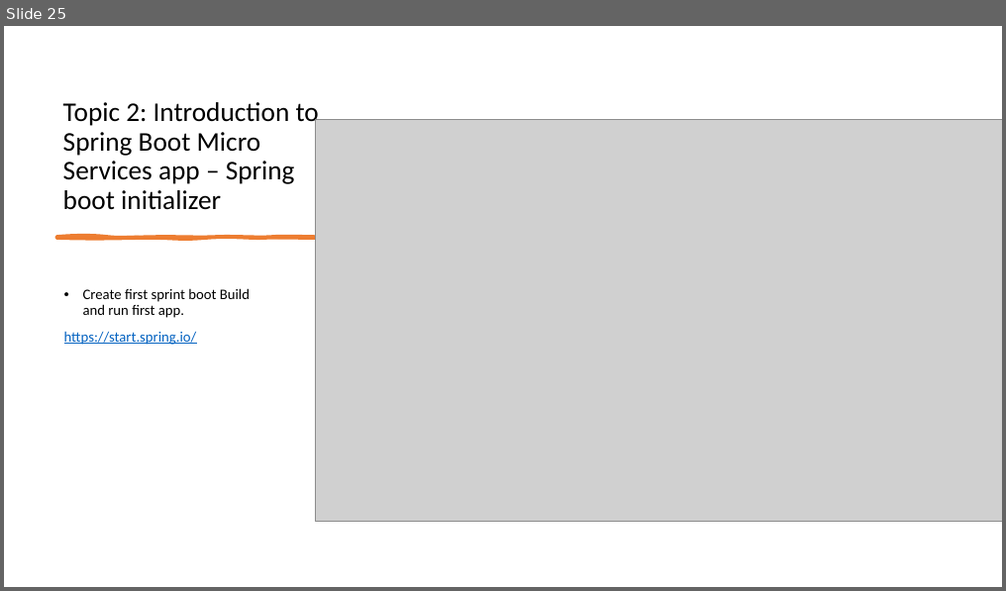
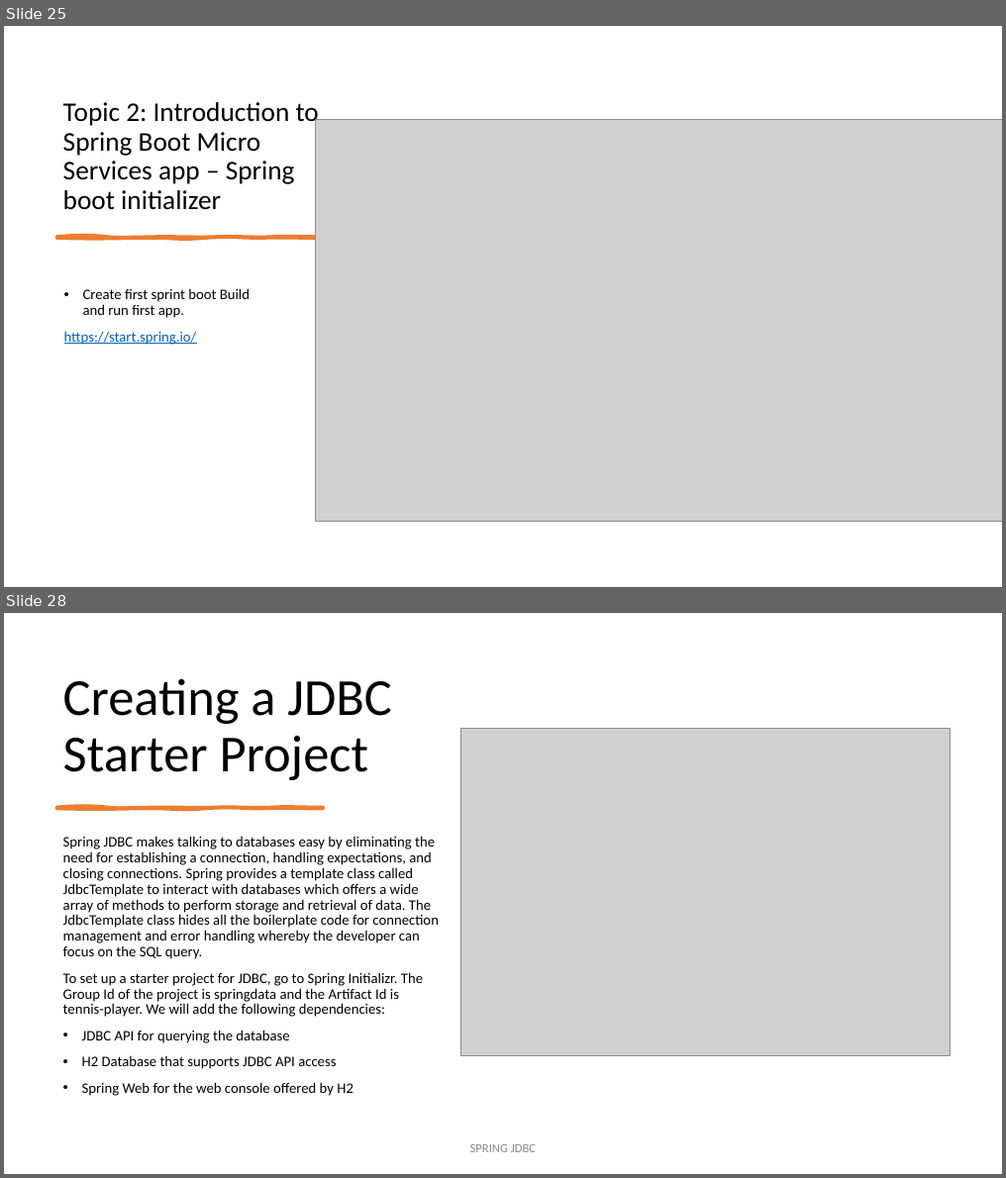
Before and after one commit to spoorthiempowher/Empowher-Curriculum, a slide deck: Java/EmpowHER-All weeks.pptx. Shown one above the other, each under a label of ours: slide 25 before the commit, slides 25 and 28 after it; the slides between them are not shown. The pictures are 1006x591 and 1006x1178 pixels, drawn with LibreOffice and Linux fonts; fonts in the diff are those of the drawing; grey boxes stand for pictures. Boxes give left, top, right and bottom in pixels: in the first picture for what was removed or moved away, otherwise in the second. Text is boxed around its words. In the diff, an @@ line names an element or a change of style, - is before the commit and + after.

```diff
--- a/Java/EmpowHER-All weeks.pptx
+++ b/Java/EmpowHER-All weeks.pptx
@@ slide 28 added at bbox=[4, 613, 1002, 1174], background #FFFFFF @@
@@ title added at bbox=[63, 678, 391, 780], 50 pt, text #000000 @@
+Creating a JDBC Starter Project
@@ picture added at bbox=[460, 728, 950, 1057] @@
@@ freeform shape added at bbox=[56, 808, 323, 809], fill #ED7D31, outline #ED7D31 3 pt @@
@@ text added at bbox=[63, 836, 439, 1096], 14 pt, text #000000 @@
+Spring JDBC makes talking to databases easy by eliminating the need for establishing a connection, handling expectations, and closing connections. Spring provides a template class called JdbcTemplate to interact with databases which offers a wide array of methods to perform storage and retrieval of data. The JdbcTemplate class hides all the boilerplate code for connection management and error handling whereby the developer can focus on the SQL query.
+To set up a starter project for JDBC, go to Spring Initializr. The Group Id of the project is springdata and the Artifact Id is tennis-player. We will add the following dependencies:
+• JDBC API for querying the database
+• H2 Database that supports JDBC API access
+• Spring Web for the web console offered by H2
@@ text added at bbox=[470, 1145, 536, 1153], 12 pt, text #8C8C8C @@
+SPRING JDBC
```
Also in this commit, not shown: 1 slide changed, 14 other slides added, 2 slides removed.
